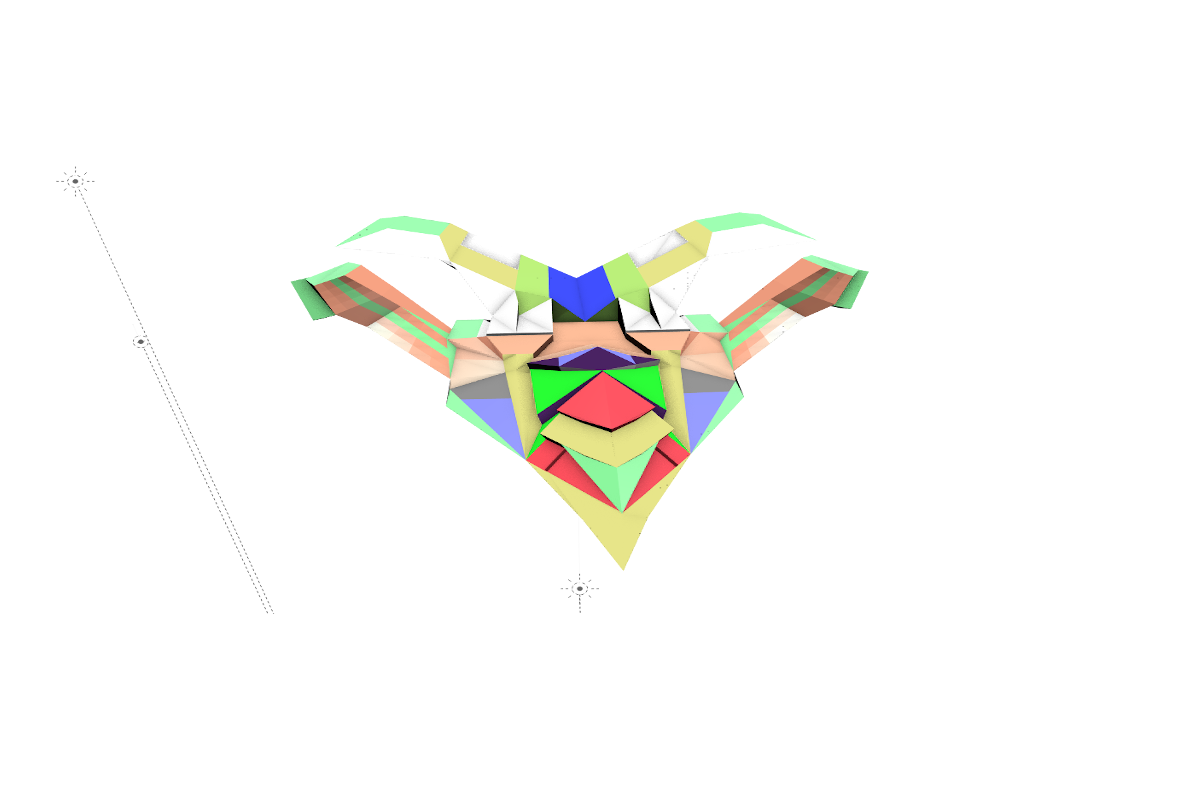
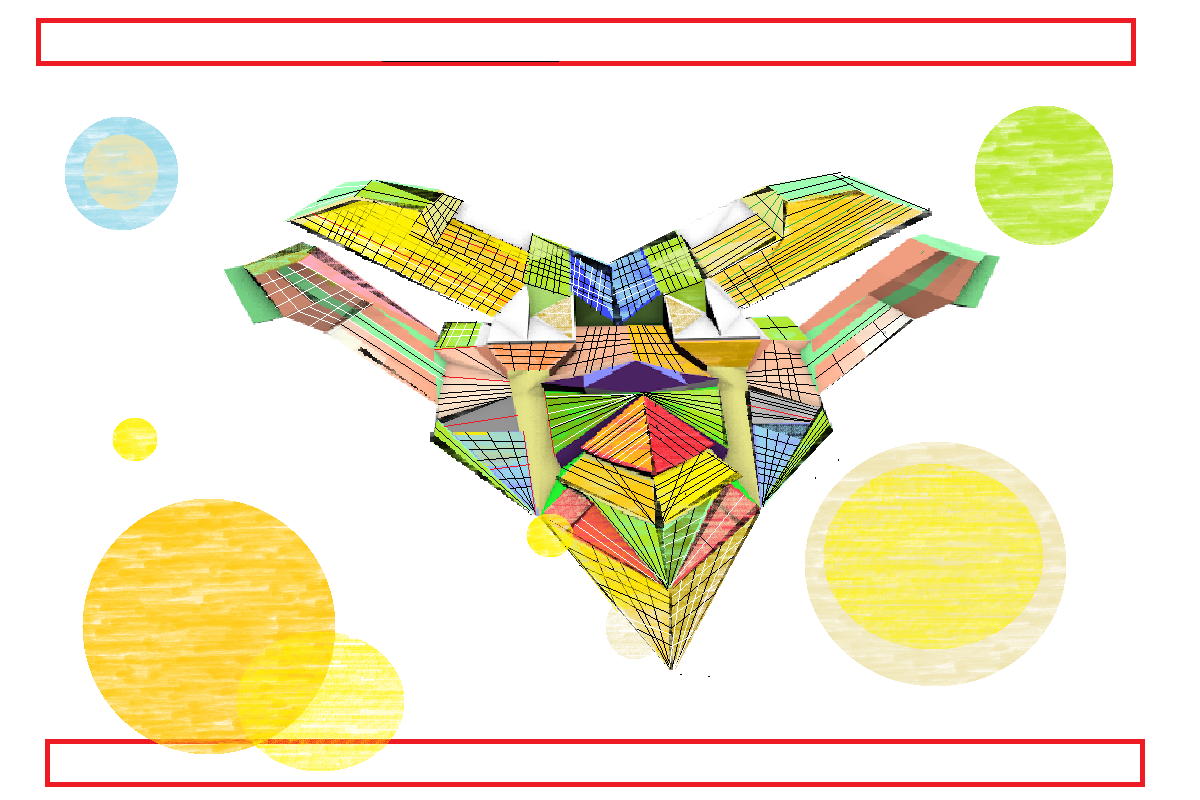
Layers edited between the first and the second (1200, 800) image:
renamed "akra_1800x450.png" to "akra_1200x800.png", painted on it over (36, 18, 1145, 787)
added layer "Layer" over (36, 18, 1145, 787)
